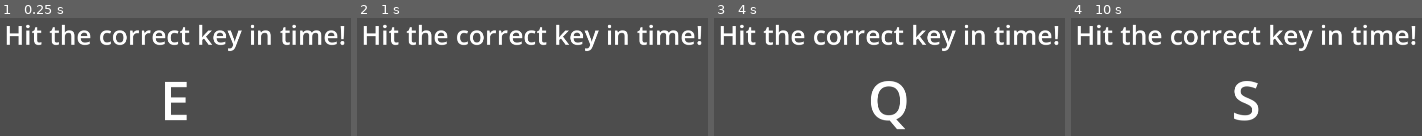
Above: before the commit, frames 1-4 (left to right).
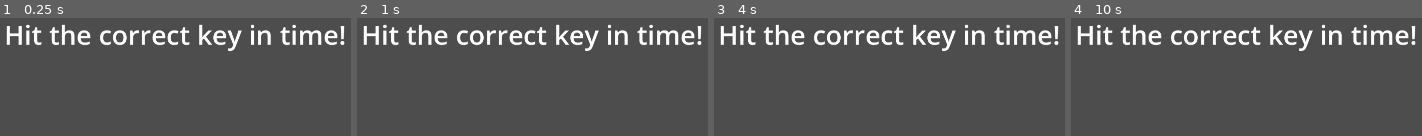
Above: after the commit, the same moments.

Repository: mntjams/game-jam-25-2
Game: Godot game, scene res://scenes/quicktime_event_minigame.tscn
Two runs of this game, one before a commit and one after it. Both use one fixed random seed, a clock stepped at 60 frames per second and the inputs below. This scene is started directly instead of the project's main scene.
Inputs (mouse positions are in pixels of both pictures, inside the frame that each line leads up to):
- Up to frame 1 (0.25 s): no input
- Up to frame 2 (1 s): tap Enter at 0.5 s; move the mouse to (outside the picture) at 0.52 s; hold D from 0.53 s (still down); tap Q at 0.6 s
- Up to frame 3 (4 s): tap Space at 1.25, 2.75 s; move the mouse to (outside the picture) at 1.27 s; release D at 1.28 s; hold S 1.28-2.03 s; tap E at 1.35, 2.85 s; tap Enter at 2, 3.5 s; move the mouse to (outside the picture) at 2.02 s; hold D 2.03-2.78 s; tap Q at 2.1, 3.6 s; move the mouse to (outside the picture) at 2.77 s; hold W 2.78-3.53 s; move the mouse to (outside the picture) at 3.52 s; hold A from 3.53 s (still down)
- Up to frame 4 (10 s): tap Space at 4.25 s; move the mouse to (outside the picture) at 4.27 s; tap E every 1.5 s from 4.35 to 8.85 s; move the mouse to (outside the picture) at 5.02 s; release A at 5.03 s; hold S 5.03-5.78 s; tap Q every 1.5 s from 5.1 to 9.6 s; move the mouse to (outside the picture) at 5.77 s; hold D 5.78-6.53 s; move the mouse to (outside the picture) at 6.52 s; hold W 6.53-7.28 s; move the mouse to (outside the picture) at 7.27 s; hold D 7.28-8.03 s; move the mouse to (outside the picture) at 8.02 s; hold S 8.03-8.78 s; move the mouse to (outside the picture) at 8.77 s; hold A 8.78-9.53 s; move the mouse to (outside the picture) at 9.52 s; hold W from 9.53 s (still down)

The runs differ from the first frame. In frame 1, 1.3% of the frame differs, in the area x 47-54%, y 54-88%; in frame 2, nothing differs; in frame 3, 1.8%, in the area x 44-55%, y 53-95%; in frame 4, 1.2%.

Commit message:
Update API of quicktime event minigame

Diff:
--- a/scripts/quicktime_event_minigame.gd
+++ b/scripts/quicktime_event_minigame.gd
@@ -21,9 +21,9 @@
 
 ]
 
-signal quicktime_event_finished
+signal finished(success: bool)
 
-func _ready() -> void:
+func start() -> void:
 	sound_effects = load_sounds(sound_path)
 	print(sound_effects)
 	start_event()
@@ -36,7 +36,7 @@
 		print("Correct key was pressed! Need this many succ: " + str(successes_needed))
 		time_to_hit_event.stop()
 		if successes_needed == 0:
-			emit_signal("quicktime_event_finished")
+			emit_signal("finished", true)
 			print("quicktime event finished")
 			return
 		_on_time_to_hit_event_timeout()
